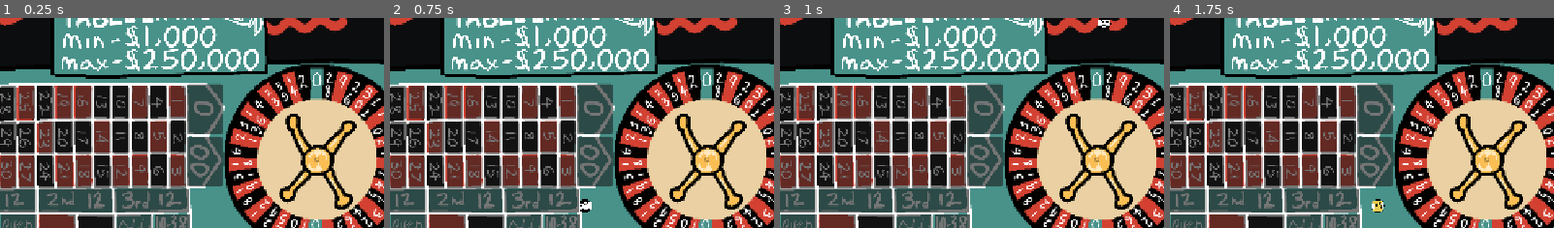
Above: before the commit, frames 1-4 (left to right).
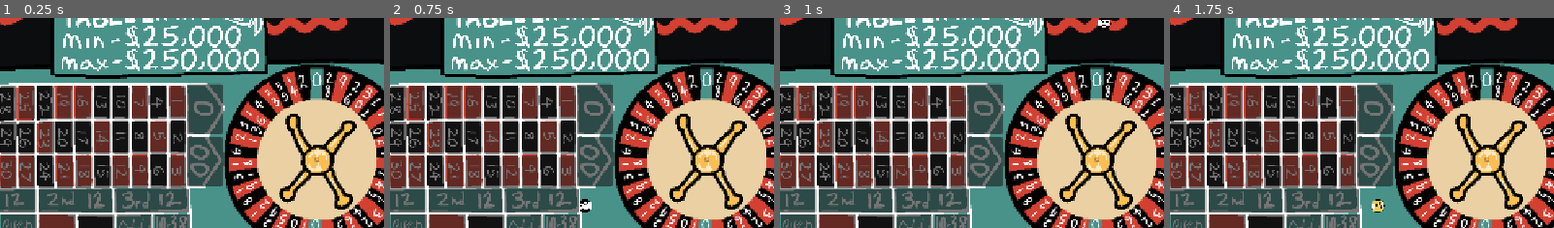
Above: after the commit, the same moments.

Repository: JordanRaia/gmtk-game-jam-2026
Game: Godot game, scene res://MainScene.tscn
The game is run twice, just before and just after one commit, with the same random seed, the same clock (stepped at 60 frames per second) and the same inputs.
Inputs (mouse positions are % of the whole screen's width and height, from its top left):
- Up to frame 1 (0.25 s): no input
- Up to frame 2 (0.75 s): drag from (35, 92) to (60, 27) at 0.52 s
- Up to frame 3 (1 s): no input
- Up to frame 4 (1.75 s): drag from (43, 92) to (45, 71) at 1.27 s
The pictures show only the part of the screen within x 18-68%, y 26-76%; the shares and areas given below are measured in that part.

The runs differ from the first frame. In frame 1, 1.3% of the frame differs, in the area x 37-63%, y 3-15%; in frame 2, 1.3%; in frame 3, 1.3%; in frame 4, 1.3%.

Commit message:
Implement betting limits and luck mechanics; enforce minimum and maximum bets in GameState, update UI accordingly, and enhance betting logic with luck-based outcomes.

Diff:
--- a/MainScene.tscn
+++ b/MainScene.tscn
@@ -600,6 +600,7 @@
 offset_bottom = 486.0
 scale = Vector2(0.4, 0.4)
 script = ExtResource("5_a814b")
+min_value = 25000
 
 [node name="TextureRect" type="TextureRect" parent="CanvasLayer/UI_Layer/TableLimitsBoard" unique_id=1678436031]
 layout_mode = 1
--- a/Scripts/BettingDropZone.gd
+++ b/Scripts/BettingDropZone.gd
@@ -8,43 +8,52 @@
 func _drop_data(_at_position: Vector2, data: Variant) -> void:
     var chip_value = data["amount"]
 
-    if GameState.balance >= chip_value:
-        # Deduct from balance
-        GameState.balance -= chip_value
+    if GameState.balance < chip_value:
+        print("Not enough balance to place this bet!")
+        return
 
-        # Register the bet in the GameState ledger
-        if GameState.active_bets.has(bet_id):
-            GameState.active_bets[bet_id] += chip_value
-        else:
-            GameState.active_bets[bet_id] = chip_value
+    # Enforce total table maximum across all bet spots
+    var total_all_bets: int = 0
+    for amount in GameState.active_bets.values():
+        total_all_bets += amount
+    if total_all_bets + chip_value > GameState.table_max_bet:
+        print("Total bets would exceed table maximum of $", GameState.table_max_bet, "!")
+        return
 
-        print("Dropped $", chip_value, " on: ", bet_id)
-        print("Current Ledger: ", GameState.active_bets)
+    # Deduct from balance
+    GameState.balance -= chip_value
 
-        # Instantiate a visual chip on the drop zone
-        var chip_display := TextureRect.new()
-        chip_display.texture = data["texture"]
-        chip_display.expand_mode = TextureRect.EXPAND_IGNORE_SIZE
-        chip_display.mouse_filter = Control.MOUSE_FILTER_IGNORE
+    # Register the bet in the GameState ledger
+    if GameState.active_bets.has(bet_id):
+        GameState.active_bets[bet_id] += chip_value
+    else:
+        GameState.active_bets[bet_id] = chip_value
 
-        var chip_size := Vector2(32.0, 32.0)
-        chip_display.size = chip_size
+    print("Dropped $", chip_value, " on: ", bet_id)
+    print("Current Ledger: ", GameState.active_bets)
 
-        # Count existing placed chips on this zone for stacking offset
-        var existing_chip_count := 0
-        for child in get_children():
-            if child.is_in_group("placed_chips"):
-                existing_chip_count += 1
+    # Instantiate a visual chip on the drop zone
+    var chip_display := TextureRect.new()
+    chip_display.texture = data["texture"]
+    chip_display.expand_mode = TextureRect.EXPAND_IGNORE_SIZE
+    chip_display.mouse_filter = Control.MOUSE_FILTER_IGNORE
 
-        # Center the chip in the zone, offset each additional chip slightly
-        var offset := Vector2(existing_chip_count * 4.0, existing_chip_count * -4.0)
-        chip_display.position = (size / 2.0) - (chip_size / 2.0) + offset
+    var chip_size := Vector2(32.0, 32.0)
+    chip_display.size = chip_size
 
-        # Use an absolute z_index so left-zone chips render above right-zone chips.
-        # Further left (smaller x) = higher z_index = drawn on top.
-        chip_display.z_as_relative = false
-        chip_display.z_index = 1000 - int(global_position.x / 10.0)
-        chip_display.add_to_group("placed_chips")
-        add_child(chip_display)
-    else:
-        print("Not enough balance to place this bet!")
+    # Count existing placed chips on this zone for stacking offset
+    var existing_chip_count := 0
+    for child in get_children():
+        if child.is_in_group("placed_chips"):
+            existing_chip_count += 1
+
+    # Center the chip in the zone, offset each additional chip slightly
+    var offset := Vector2(existing_chip_count * 4.0, existing_chip_count * -4.0)
+    chip_display.position = (size / 2.0) - (chip_size / 2.0) + offset
+
+    # Use an absolute z_index so left-zone chips render above right-zone chips.
+    # Further left (smaller x) = higher z_index = drawn on top.
+    chip_display.z_as_relative = false
+    chip_display.z_index = 1000 - int(global_position.x / 10.0)
+    chip_display.add_to_group("placed_chips")
+    add_child(chip_display)
--- a/Scripts/GameState.gd
+++ b/Scripts/GameState.gd
@@ -1,7 +1,12 @@
 extends Node
 
 var balance: int = 1000000
+var starting_balance: int = 1000000  # Reference for luck gain/drain calculations
 var time_remaining: float = 180.0 # 3 minutes countdown
 var luck_meter: int = 100
 var current_selected_chip: int = 1000
 var active_bets: Dictionary = {} # Example: {"17_black": 50000}
+
+# Set by TableLimitsBoard — enforced when betting and spinning
+var table_min_bet: int = 1000   # Minimum total wager required before spinning
+var table_max_bet: int = 250000 # Maximum allowed wager per individual bet spot
--- a/Scripts/MainScene.gd
+++ b/Scripts/MainScene.gd
@@ -54,6 +54,13 @@
 			print("Place a bet first!")
 			return
 
+		var total_bet: int = 0
+		for amount in GameState.active_bets.values():
+			total_bet += amount
+		if total_bet < GameState.table_min_bet:
+			print("Total bets ($", total_bet, ") are below the table minimum of $", GameState.table_min_bet, "!")
+			return
+
 		is_spinning = true
 		# Play the pull animation (remaining frames)
 		spin_lever.play("pull")
@@ -67,9 +74,81 @@
 		spin_lever.play("idle")
 		is_spinning = false
 
+## Returns the total payout a given wheel number would produce for current active bets.
+func _calculate_payout_for_number(num: int, red_numbers: Array, black_numbers: Array) -> int:
+	var win_str = str(num)
+	if num == 0:
+		win_str = "zero"
+	elif num == 37:
+		win_str = "doublezero"
+
+	var is_even = (num != 0 and num != 37 and num % 2 == 0)
+	var is_odd  = (num != 0 and num != 37 and num % 2 != 0)
+
+	var total: int = 0
+	for bet_id in GameState.active_bets.keys():
+		var bet_amount: int = GameState.active_bets[bet_id]
+		var won := false
+		var payout_multiplier := 0
+
+		if bet_id == win_str:
+			won = true
+			payout_multiplier = 36
+		elif num != 0 and num != 37:
+			match bet_id:
+				"red":
+					if num in red_numbers: won = true; payout_multiplier = 2
+				"black":
+					if num in black_numbers: won = true; payout_multiplier = 2
+				"even":
+					if is_even: won = true; payout_multiplier = 2
+				"odd":
+					if is_odd: won = true; payout_multiplier = 2
+				"1thu18":
+					if num >= 1 and num <= 18: won = true; payout_multiplier = 2
+				"19thu38":
+					if num >= 19 and num <= 36: won = true; payout_multiplier = 2
+				"1st12":
+					if num >= 1 and num <= 12: won = true; payout_multiplier = 3
+				"2nd12":
+					if num >= 13 and num <= 24: won = true; payout_multiplier = 3
+				"3rd12":
+					if num >= 25 and num <= 36: won = true; payout_multiplier = 3
+				"row1":
+					if num % 3 == 0: won = true; payout_multiplier = 3
+				"row2":
+					if num % 3 == 2: won = true; payout_multiplier = 3
+				"row3":
+					if num % 3 == 1: won = true; payout_multiplier = 3
+
+		if won:
+			total += bet_amount * payout_multiplier
+
+	return total
+
+
 func execute_spin_logic() -> void:
-	# 1. Pick a random number between 0 and 37 (37 represents '00')
-	var winning_number = randi() % 38
+	var red_numbers = [1, 3, 5, 7, 9, 12, 14, 16, 18, 19, 21, 23, 25, 27, 30, 32, 34, 36]
+	var black_numbers = [2, 4, 6, 8, 10, 11, 13, 15, 17, 20, 22, 24, 26, 28, 29, 31, 33, 35]
+
+	# --- Luck System ---
+	# Find the wheel number that would give the highest return on current bets.
+	var best_number: int = randi() % 38
+	var best_payout: int = -1
+	for candidate in range(38):
+		var candidate_payout = _calculate_payout_for_number(candidate, red_numbers, black_numbers)
+		if candidate_payout > best_payout:
+			best_payout = candidate_payout
+			best_number = candidate
+
+	# luck_meter (0–100) is the % chance the result steers toward the best number.
+	# At 100% luck the best number always lands; at 0% luck the result is fully random.
+	var winning_number: int
+	if randf() < (GameState.luck_meter / 100.0):
+		winning_number = best_number
+		print("★ LUCK (", GameState.luck_meter, "%) steered result to: ", winning_number, " (payout: $", best_payout, ")")
+	else:
+		winning_number = randi() % 38
 
 	# Convert it to match your exact Bet IDs
 	var win_str = str(winning_number)
@@ -81,17 +160,16 @@
 	print("--- SPINNING THE WHEEL ---")
 	print("The winning number is: ", win_str)
 
-	# Define standard roulette properties for the outside bets
-	var red_numbers = [1, 3, 5, 7, 9, 12, 14, 16, 18, 19, 21, 23, 25, 27, 30, 32, 34, 36]
-	var black_numbers = [2, 4, 6, 8, 10, 11, 13, 15, 17, 20, 22, 24, 26, 28, 29, 31, 33, 35]
 	var is_even = (winning_number != 0 and winning_number != 37 and winning_number % 2 == 0)
 	var is_odd = (winning_number != 0 and winning_number != 37 and winning_number % 2 != 0)
 
 	var total_winnings = 0
+	var total_bet = 0
 
 	# 2. Iterate through the ledger and check every bet placed
 	for bet_id in GameState.active_bets.keys():
 		var bet_amount = GameState.active_bets[bet_id]
+		total_bet += bet_amount
 		var won = false
 		var payout_multiplier = 0 # Total return (winnings + original bet)
 
@@ -140,15 +218,26 @@
 			print("SUCCESS (LOST) bet on ", bet_id, "! Money burned.")
 
 	# 4. Finalize the Round
+	var net_loss = total_bet - total_winnings
 	if total_winnings > 0:
+		# Calculate luck drain BEFORE adding winnings so the ratio uses
+		# the pre-win balance (otherwise the payout inflates the divisor).
+		var luck_drain: int = clamp(int(float(total_winnings) / float(GameState.balance) * 100.0), 1, 100)
+		GameState.luck_meter = max(0, GameState.luck_meter - luck_drain)
+		print("Luck drained by ", luck_drain, "% (payout: $", total_winnings, " vs pre-win balance: $", GameState.balance, ")")
+
 		GameState.balance += total_winnings
-
-		# Drain the luck meter for winning!
-		GameState.luck_meter -= 5
 		print("Total cash forced back into balance: $", total_winnings)
 	else:
 		print("Excellent! You successfully burned all the bets this round.")
 
+	# Gain luck from any money lost (net loss vs starting balance).
+	# Losing 10% of starting balance = +10% luck, capped at 100.
+	if net_loss > 0:
+		var luck_gain: int = clamp(int(float(net_loss) / float(GameState.starting_balance) * 100.0), 1, 100)
+		GameState.luck_meter = min(100, GameState.luck_meter + luck_gain)
+		print("Luck gained by ", luck_gain, "% (net loss: $", net_loss, " vs starting balance: $", GameState.starting_balance, ")")
+
 	# Clear the ledger for the next round
 	GameState.active_bets.clear()
 
@@ -166,5 +255,12 @@
 			print("Place a bet first!")
 			return
 
+		var total_bet: int = 0
+		for amount in GameState.active_bets.values():
+			total_bet += amount
+		if total_bet < GameState.table_min_bet:
+			print("Total bets ($", total_bet, ") are below the table minimum of $", GameState.table_min_bet, "!")
+			return
+
 		is_spinning = true
 		spin_lever.play("pull")
--- a/Scripts/TableLimitsBoard.gd
+++ b/Scripts/TableLimitsBoard.gd
@@ -4,11 +4,17 @@
 	set(value):
 		min_value = value
 		update_board()
+		# Propagate to GameState so the rest of the game can enforce it
+		if GameState:
+			GameState.table_min_bet = min_value
 
 @export var max_value: int = 250000:
 	set(value):
 		max_value = value
 		update_board()
+		# Propagate to GameState so the rest of the game can enforce it
+		if GameState:
+			GameState.table_max_bet = max_value
 
 var number_textures = [
 	preload("res://Assets/Numbers/0.png"),
@@ -43,9 +49,12 @@
 
 func _ready() -> void:
 	update_board()
+	# Make sure GameState reflects the current board values on startup
+	GameState.table_min_bet = min_value
+	GameState.table_max_bet = max_value
 
 func update_board() -> void:
-	if min_digits.is_empty() or min_digits[0] == null:
+	if min_digits == null or min_digits.is_empty() or min_digits[0] == null:
 		return
 
 	# $9,999,999 = 10 chars, which is the max for 10 nodes
